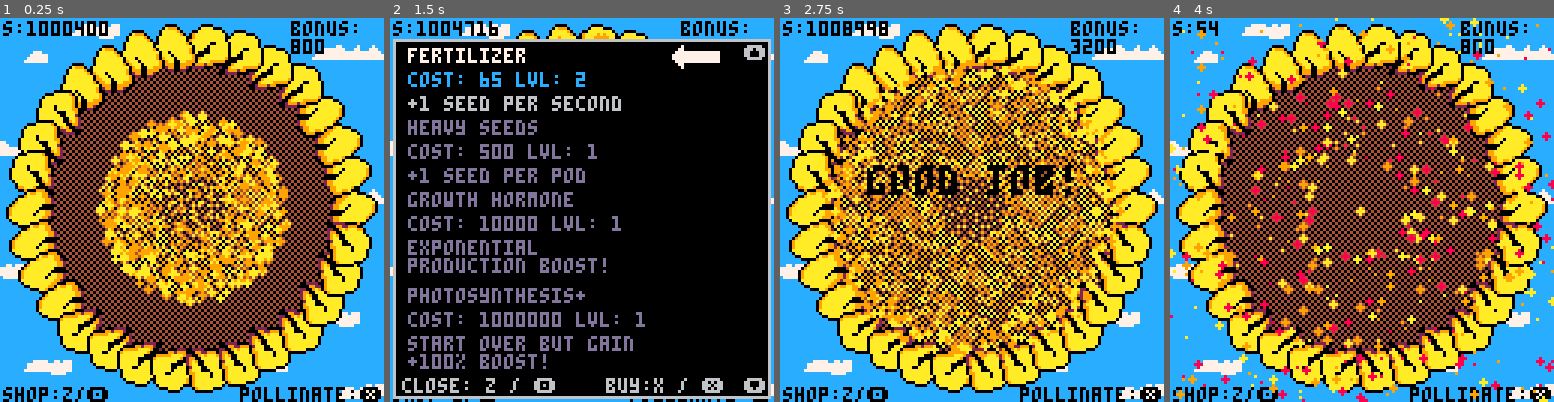
Above: before the commit, frames 1-4 (left to right).
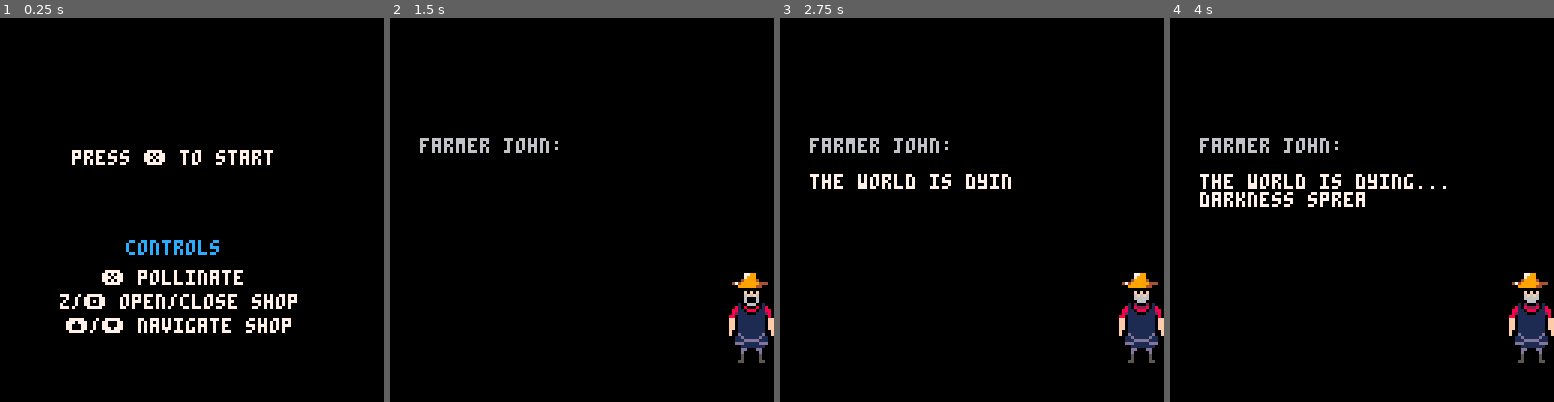
Above: after the commit, the same moments.

Repository: kdiab/carts
Game: PICO-8 cartridge sunflower/sunflower.p8
Two runs of this game, one before a commit and one after it. Both use one fixed random seed, a clock stepped at 60 frames per second and the inputs below.
Inputs:
- Up to frame 1 (0.25 s): no input
- Up to frame 2 (1.5 s): tap X (X key) at 0.33, 1.07 s; tap O (Z key) at 0.7 s
- Up to frame 3 (2.75 s): tap O (Z key) at 1.7, 2.1, 2.5 s; tap X (X key) at 1.85 s; hold Up 2.15-2.42 s
- Up to frame 4 (4 s): tap O (Z key) at 2.9, 3.3, 3.7 s; tap X (X key) at 2.97 s; hold Down 3.63-3.97 s

The runs differ from the first frame. In frame 1, 76% of the frame differs, in the area x 0-100%, y 0-100%; in frame 2, 23%; in frame 3, 78%; in frame 4, 74%.

Commit message:
story, production boost

Diff:
--- a/sunflower/sunflower.p8
+++ b/sunflower/sunflower.p8
@@ -4,7 +4,7 @@
 --init
 function _init()
 		debug = true
-		state = "game"
+		state = "start"
 		menu = false
 		palt(0,false)
 		palt(14,true)
@@ -12,142 +12,12 @@
 		init_upgrades()
 		init_particles()
 		init_john()
+		init_story()
 		if debug then
 				init_dbg()
 		end
 end
 
-
--- string math for big num
---function stringadd(a, b)
---    return tostr(tonum(a .. "", 2) + tonum(b .. "", 2), 2)
---end
-
-function stringadd(a, b)
-  a = a .. ""  -- ensure strings
-  b = b .. ""
-
-  local result = ""
-  local carry = 0
-  local i = #a
-  local j = #b
-
-  while i > 0 or j > 0 or carry > 0 do
-    local digit_a = i > 0 and tonum(sub(a, i, i)) or 0
-    local digit_b = j > 0 and tonum(sub(b, j, j)) or 0
-
-    local sum = digit_a + digit_b + carry
-    carry = flr(sum / 10)
-    result = (sum % 10) .. result
-
-    i -= 1
-    j -= 1
-  end
-
-  return result
-end
-
-function stringsub(a, b)
-  a = a .. ""
-  b = b .. ""
-
-  if biglt(a, b) then
-    return "0"
-  end
-
-  local result = ""
-  local borrow = 0
-  local i = #a
-  local j = #b
-
-  while i > 0 do
-    local digit_a = tonum(sub(a, i, i))
-    local digit_b = j > 0 and tonum(sub(b, j, j)) or 0
-
-    local diff = digit_a - digit_b - borrow
-
-    if diff < 0 then
-      diff = diff + 10
-      borrow = 1
-    else
-      borrow = 0
-    end
-
-    result = diff .. result
-    i -= 1
-    j -= 1
-  end
-
-  while #result > 1 and sub(result, 1, 1) == "0" do
-    result = sub(result, 2)
-  end
-
-  return result
-end
-
-function biggt(a, b)
-  if #a > #b then return true end
-  if #a < #b then return false end
-
-  for i=1,#a do
-    local digit_a = tonum(sub(a,i,i))
-    local digit_b = tonum(sub(b,i,i))
-    if digit_a > digit_b then return true end
-    if digit_a < digit_b then return false end
-  end
-
-  return false
-end
---
---function stringmul(a, b)
---    return tostr(tonum(a .. "", 2) * (tonum(b .. "", 2) << 16), 2)
---end
-
-function stringmul(a, b)
-  a = a .. ""
-  b = b .. ""
-
-  if a == "0" or b == "0" then return "0" end
-
-  local result = "0"
-
-  for i = #b, 1, -1 do
-    local digit = tonum(sub(b, i, i))
-    local partial = ""
-    local carry = 0
-
-    for j = #a, 1, -1 do
-      local prod = tonum(sub(a, j, j)) * digit + carry
-      carry = flr(prod / 10)
-      partial = (prod % 10) .. partial
-    end
-
-    if carry > 0 then
-      partial = carry .. partial
-    end
-
-    for k = 1, #b - i do
-      partial = partial .. "0"
-    end
-
-    result = stringadd(result, partial)
-  end
-
-  return result
-end
-
-function bigqe(a, b)
-  return a == b
-end
-
-function biglt(a, b)
-  return biggt(b, a)
-end
-
-function biggte(a, b)
-  return not biglt(a, b)
-end
--->8
 --update & draw
 
 function _update()
@@ -169,7 +39,7 @@
 end
 
 function _draw()
-		cls(1)
+		cls()
 		if state == "game" then
 				draw_sunflower()
 				draw_particles()
@@ -187,6 +57,181 @@
 		end
 end
 
+--misc functions
+
+-- string math for big num
+--function stringadd(a, b)
+--    return tostr(tonum(a .. "", 2) + tonum(b .. "", 2), 2)
+--end
+
+function stringadd(a, b)
+  a = a .. ""  -- ensure strings
+  b = b .. ""
+
+  local result = ""
+  local carry = 0
+  local i = #a
+  local j = #b
+
+  while i > 0 or j > 0 or carry > 0 do
+    local digit_a = i > 0 and tonum(sub(a, i, i)) or 0
+    local digit_b = j > 0 and tonum(sub(b, j, j)) or 0
+
+    local sum = digit_a + digit_b + carry
+    carry = flr(sum / 10)
+    result = (sum % 10) .. result
+
+    i -= 1
+    j -= 1
+  end
+
+  return result
+end
+
+function stringsub(a, b)
+  a = a .. ""
+  b = b .. ""
+
+  if biglt(a, b) then
+    return "0"
+  end
+
+  local result = ""
+  local borrow = 0
+  local i = #a
+  local j = #b
+
+  while i > 0 do
+    local digit_a = tonum(sub(a, i, i))
+    local digit_b = j > 0 and tonum(sub(b, j, j)) or 0
+
+    local diff = digit_a - digit_b - borrow
+
+    if diff < 0 then
+      diff = diff + 10
+      borrow = 1
+    else
+      borrow = 0
+    end
+
+    result = diff .. result
+    i -= 1
+    j -= 1
+  end
+
+  while #result > 1 and sub(result, 1, 1) == "0" do
+    result = sub(result, 2)
+  end
+
+  return result
+end
+
+function biggt(a, b)
+  if #a > #b then return true end
+  if #a < #b then return false end
+
+  for i=1,#a do
+    local digit_a = tonum(sub(a,i,i))
+    local digit_b = tonum(sub(b,i,i))
+    if digit_a > digit_b then return true end
+    if digit_a < digit_b then return false end
+  end
+
+  return false
+end
+--
+--function stringmul(a, b)
+--    return tostr(tonum(a .. "", 2) * (tonum(b .. "", 2) << 16), 2)
+--end
+
+function stringmul(a, b)
+  a = a .. ""
+  b = b .. ""
+
+  if a == "0" or b == "0" then return "0" end
+
+  local result = "0"
+
+  for i = #b, 1, -1 do
+    local digit = tonum(sub(b, i, i))
+    local partial = ""
+    local carry = 0
+
+    for j = #a, 1, -1 do
+      local prod = tonum(sub(a, j, j)) * digit + carry
+      carry = flr(prod / 10)
+      partial = (prod % 10) .. partial
+    end
+
+    if carry > 0 then
+      partial = carry .. partial
+    end
+
+    for k = 1, #b - i do
+      partial = partial .. "0"
+    end
+
+    result = stringadd(result, partial)
+  end
+
+  return result
+end
+
+function bigqe(a, b)
+  return a == b
+end
+
+function biglt(a, b)
+  return biggt(b, a)
+end
+
+function biggte(a, b)
+  return not biglt(a, b)
+end
+-->8
+--game menus
+
+--start
+function update_start()
+		if btnp(❎) then
+				state = "intro"
+				start_story()
+		end
+end
+
+function draw_start()
+		print("press ❎ to start",24,44,7)
+		print("\fccontrols",42,74,7)
+		print("❎ pollinate",34,84,7)
+		print("z/🅾️ open/close shop",20,92,7)
+		print("⬆️/⬇️ navigate shop",22,100,7)
+end
+
+--intro
+
+function update_intro()
+		update_john()
+		update_story()
+		if not story_active then
+			 if btnp(❎) then
+			 		state = "game"
+			 end
+		end
+end
+
+function draw_intro()
+		draw_john()
+		draw_story()
+		if not story_active then
+			 print("press ❎ to start",24,24,7)
+		end
+end
+
+--tutorial
+-- i think the game is self explanatory
+-- will consider
+
+--end
 
 -->8
 --sunflower
@@ -223,7 +268,7 @@
 		end
 		if btnp(❎) and not menu then
 		  spawn_seed()
-		  increment_seeds(1+fertilizer)
+		  increment_seeds((1+fertilizer)*photosynthesis)
 		end
 end
 
@@ -682,8 +727,8 @@
 end
 
 function draw_john()
-	local x = 64
-	local y = 64
+	local x = 112
+	local y = 84
 	local legs = 45
  spr(john[frame],x,y,2,2)
  spr(legs,x,y+16,2,2)
@@ -729,6 +774,42 @@
     print(motiv_text, 69 - text_width/2, motiv_y, c)
   end
 end
+
+function init_story()
+  story_text = "\f6farmer john:\n\n\f7the world is dying...\ndarkness spreads \nacross the land.\nonly one thing can save us: \n\f8one billion sunflower seeds!\n\f7their golden light will\nrestore hope to humanity.\ngrow them. save the world."
+  story_index = 0
+  story_timer = 0
+  story_active = false
+  story_speed = 2
+end
+
+function start_story()
+  story_index = 0
+  story_timer = 0
+  story_active = true
+end
+
+function update_story()
+  if story_active then
+    story_timer += 1
+
+    if story_timer >= story_speed then
+      story_index += 1
+      story_timer = 0
+
+      if story_index >= #story_text then
+        story_active = false
+      end
+    end
+  end
+end
+
+function draw_story()
+  if story_active or story_index > 0 then
+    local revealed = sub(story_text, 1, story_index)
+    print(revealed, 10, 40, 7)
+  end
+end
 -->8
 --dbg
 function init_dbg()
@@ -736,11 +817,11 @@
 --				spawn_seed()
 --		end
 --juice it
-		fertilizer=30
-		heavy_seeds=50
-		growth_hormone=1
-		photosynthesis=1
-		total_seeds = "1000000"
+--		fertilizer=30
+--		heavy_seeds=50
+--		growth_hormone=1
+--		photosynthesis=1
+--		total_seeds = "1000000"
 end
 
 function update_dbg()
